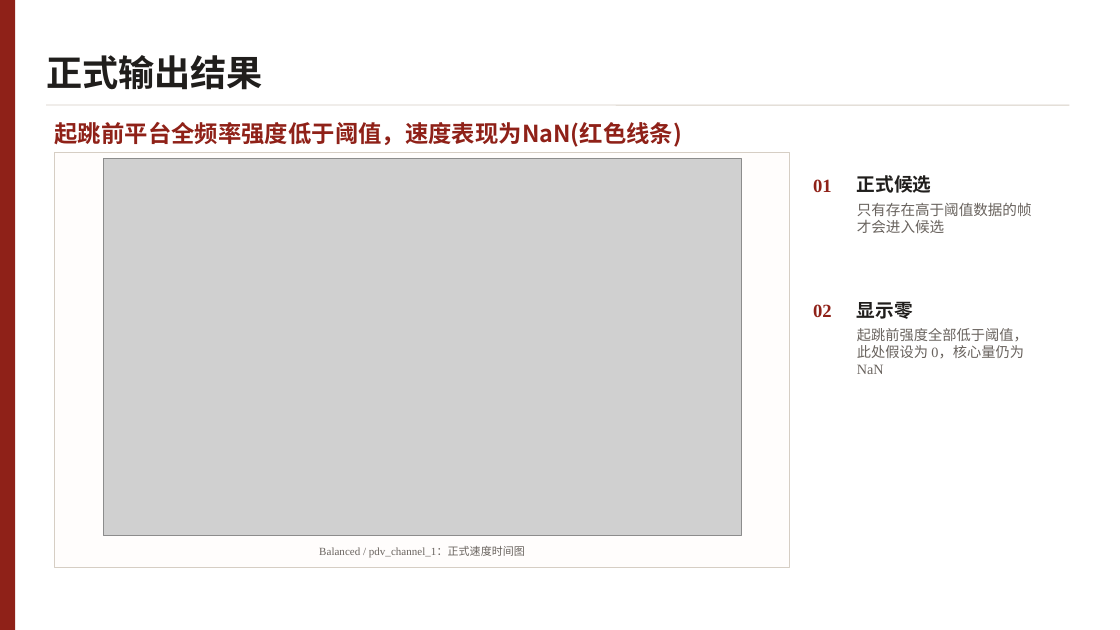
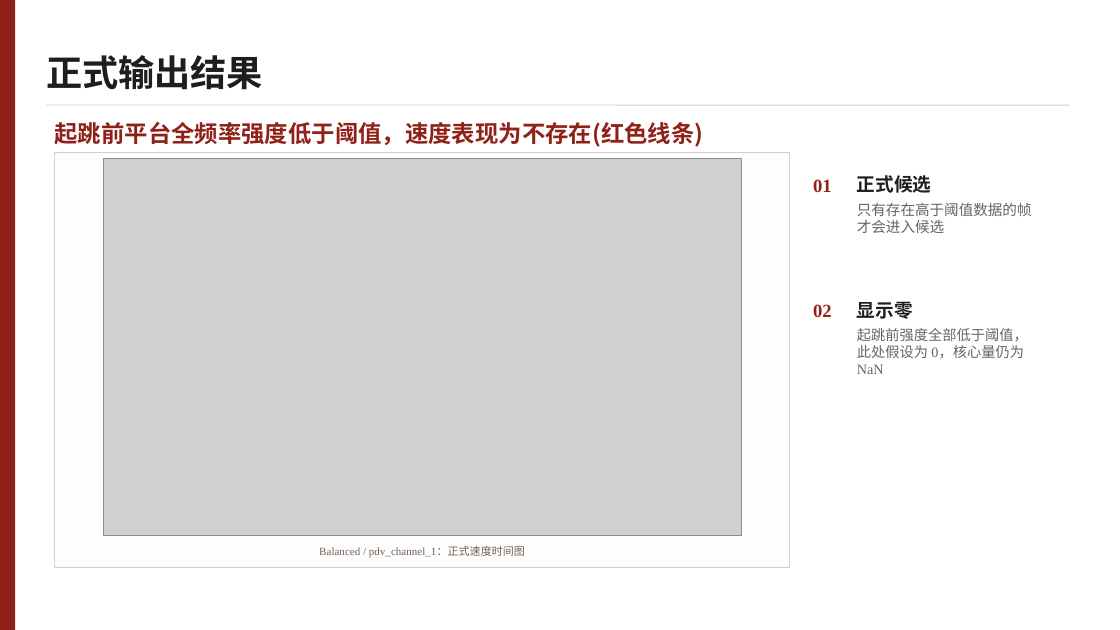
Before and after one commit to zhaofeiisfading-sudo/DPS_Studio, a slide deck: slide 10 of presentation/redesign_v3/DPS_Studio_组会汇报.pptx. Drawn at 1120x630 pixels with LibreOffice and Linux fonts; fonts in the diff are those of the drawing; grey boxes stand for pictures; background and template pictures are left out. Boxes give left, top, right and bottom in pixels: in the first picture for what was removed or moved away, otherwise in the second. Text is boxed around its words. In the diff, an @@ line names an element or a change of style, - is before the commit and + after.

```diff
--- a/presentation/redesign_v3/DPS_Studio_组会汇报.pptx
+++ b/presentation/redesign_v3/DPS_Studio_组会汇报.pptx
@@ text at [55,122,704,147]: text changed @@
-起跳前平台全频率强度低于阈值，速度表现为NaN(红色线条)
+起跳前平台全频率强度低于阈值，速度表现为不存在(红色线条)
```
Also in this commit, not shown: 2 other slides changed, 4 other files.
